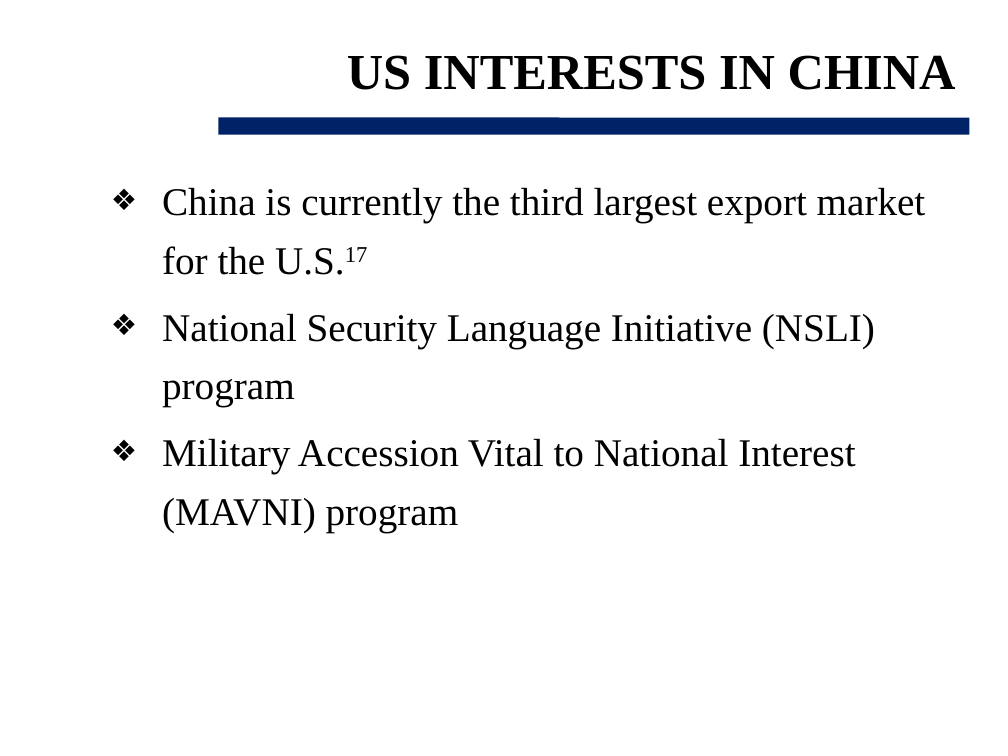
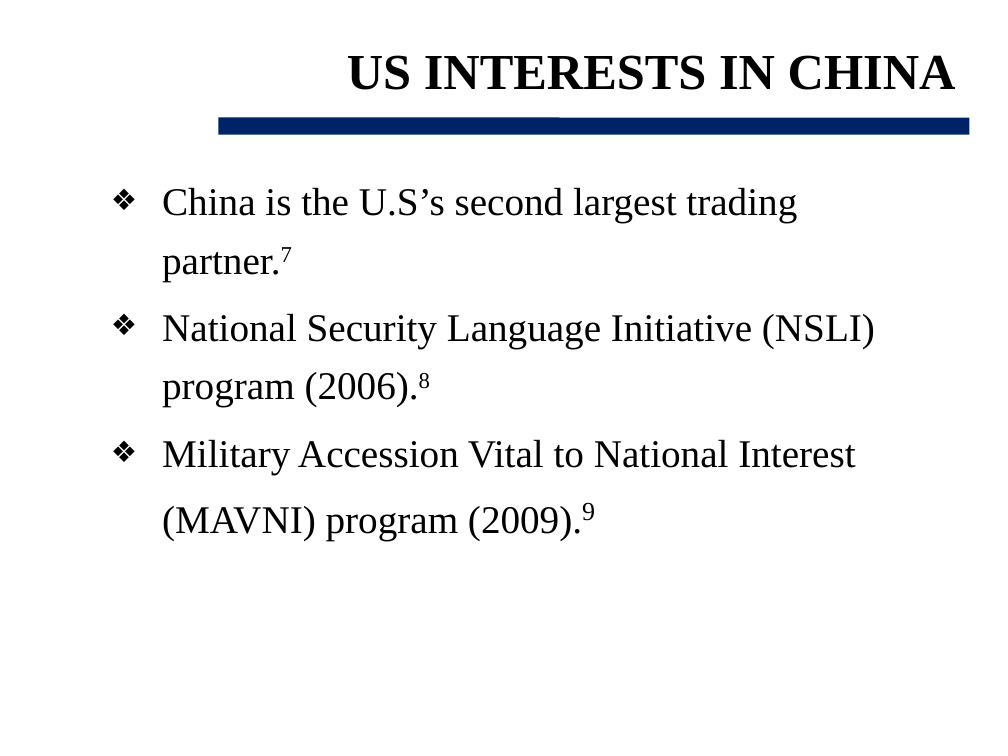
Before and after one commit to 360bobcui/OTSbackgroundpaper, a slide deck: slide 9 of Cui_Brief.pptx. Drawn at 1008x756 pixels with LibreOffice and Linux fonts; fonts in the diff are those of the drawing; background and template pictures are left out. Boxes give left, top, right and bottom in pixels: in the first picture for what was removed or moved away, otherwise in the second. Text is boxed around its words. In the diff, an @@ line names an element or a change of style, - is before the commit and + after.

```diff
--- a/Cui_Brief.pptx
+++ b/Cui_Brief.pptx
@@ text at (x1=162, y1=187, x2=875, y2=541): text changed @@
-❖ China is currently the third largest export market for the U.S.17
-❖ National Security Language Initiative (NSLI) program
-❖ Military Accession Vital to National Interest (MAVNI) program
+❖ China is the U.S’s second largest trading partner.7
+❖ National Security Language Initiative (NSLI) program (2006).8
+❖ Military Accession Vital to National Interest (MAVNI) program (2009).9
```
Also in this commit, not shown: 3 other slides changed, 1 slide added, 3 other files.
